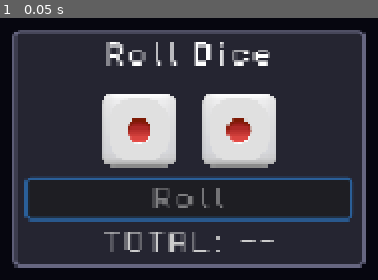
Above: before the commit, frame 1.
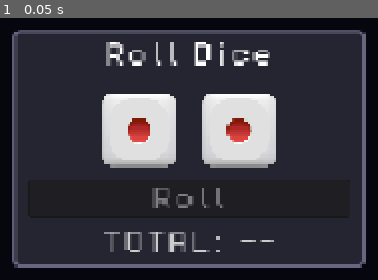
Above: after the commit, the same moment.

Repository: MissionToPsyche-Platinum/platinum_24d_game_psycheopoly-psb
Game: Godot game, scene res://scenes/DiceRollPanel.tscn
Two runs of this game, one before a commit and one after it. Both use one fixed random seed, a clock stepped at 60 frames per second and the inputs below. This scene is started directly instead of the project's main scene.
Inputs:
- Up to frame 1 (0.05 s): no input

The runs differ from the first frame. In frame 1, 3.5% of the frame differs, in the area x 6-94%, y 60-78%.

Commit message:
fix: update button border color to be hidden when not active

Diff:
--- a/scripts/ui/dice_roll_panel.gd
+++ b/scripts/ui/dice_roll_panel.gd
@@ -45,6 +45,7 @@
 
 const BORDER_DIM := Color("2a5f99")
 const BORDER_BRIGHT := Color("5aaaf5")
+const BORDER_HIDDEN := Color(0, 0, 0, 0)
 
 
 func _ready() -> void:
@@ -349,7 +350,7 @@
 		pulse_tween.kill()
 	pulse_tween = null
 
-	_set_button_border_color(BORDER_DIM)
+	_set_button_border_color(BORDER_HIDDEN)
 
 
 func _set_button_border_color(color: Color) -> void:
@@ -362,4 +363,4 @@
 	if focus_stylebox:
 		focus_stylebox.border_color = color
 	if disabled_stylebox:
-		disabled_stylebox.border_color = BORDER_DIM
+		disabled_stylebox.border_color = BORDER_HIDDEN
